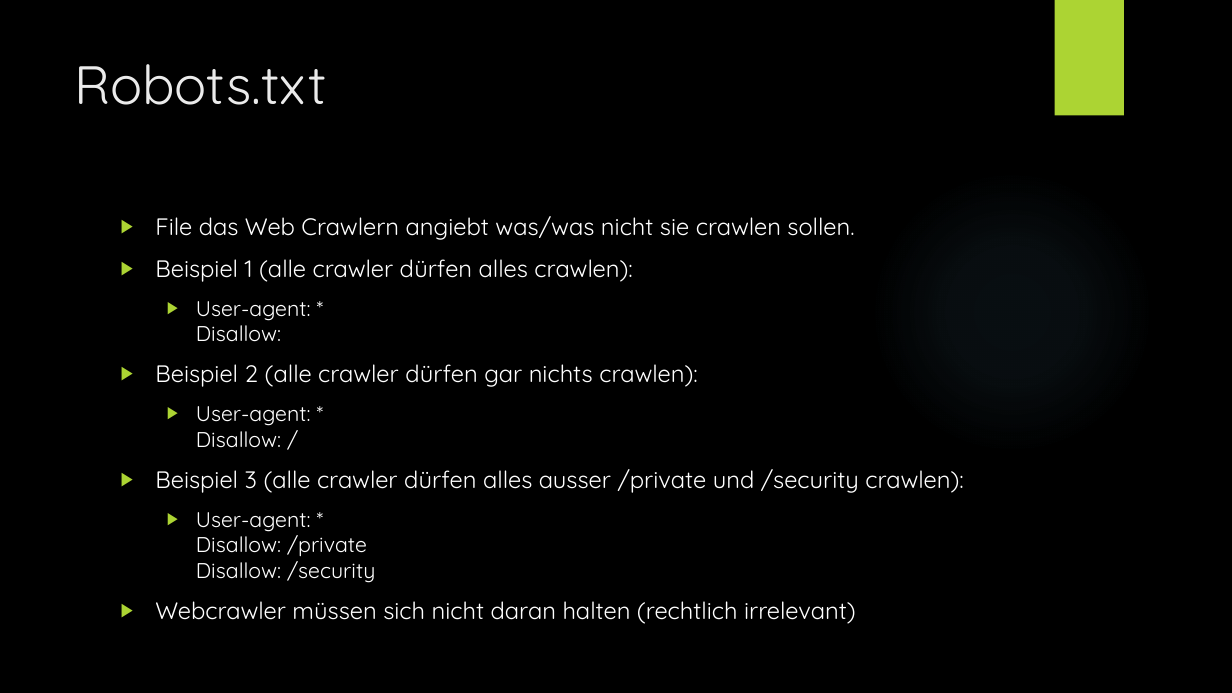
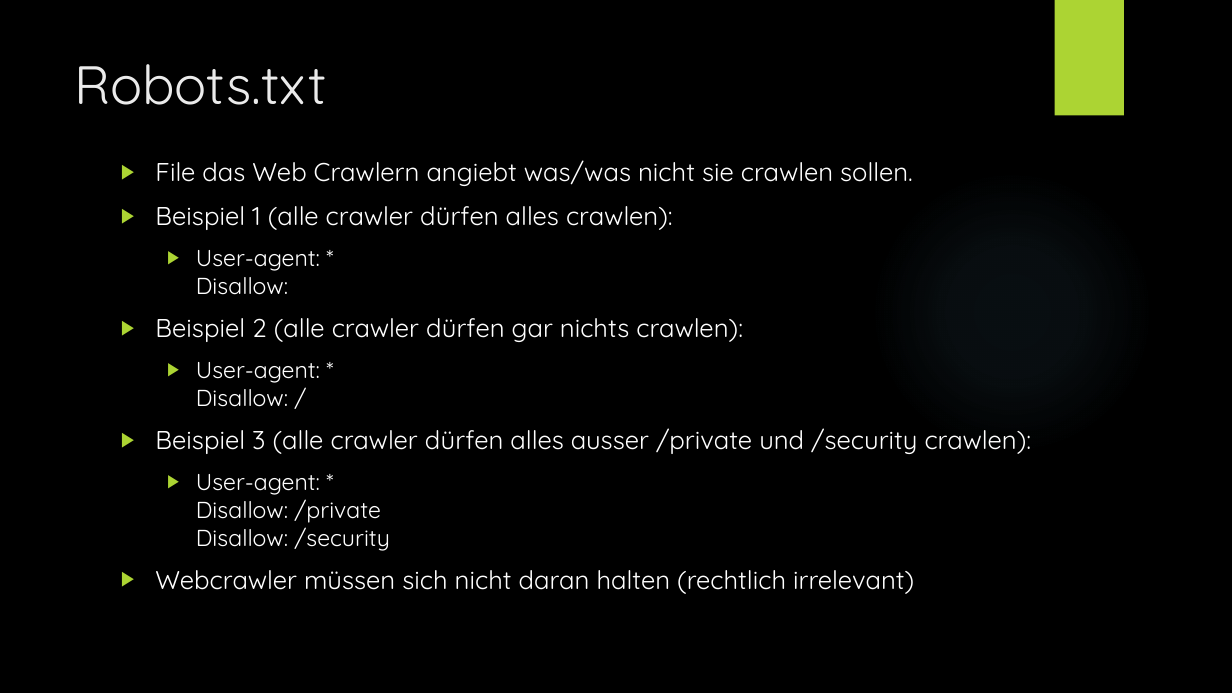
Before and after one commit to Tiim/Unibas-HS19-Internet-and-Secutity-project-webcrawler, a slide deck: slide 14 of Präsentation/Web Crawling.pptx. Drawn at 1232x693 pixels with LibreOffice and Linux fonts; fonts in the diff are those of the drawing; background and template pictures are left out. Boxes give left, top, right and bottom in pixels: in the first picture for what was removed or moved away, otherwise in the second. Text is boxed around its words. In the diff, an @@ line names an element or a change of style, - is before the commit and + after.

```diff
--- a/Präsentation/Web Crawling.pptx
+++ b/Präsentation/Web Crawling.pptx
@@ text "File das Web Crawlern angiebt ...": place and size @@
-text "File das Web Crawlern angiebt ..." at (155, 216, 963, 624)
+text "File das Web Crawlern angiebt ..." at (155, 160, 1032, 594)
@@ text "File das Web Crawlern angiebt ..." at (155, 160, 1032, 594): size 18.5 to 20 pt in "File das Web Crawlern angiebt was/was nicht ...", "Beispiel 1 (alle crawler dürfen alles crawlen):", "Beispiel 2 (alle crawler dürfen gar nichts ...", "Beispiel 3 (alle crawler dürfen alles ausser ..." and 1 more places; size 16.6 to 18 pt in "User-agent: * Disallow:", "User-agent: * Disallow: /", "User-agent: * Disallow: /private Disallow: /security" @@
```
Also in this commit, not shown: 5 other slides changed.
